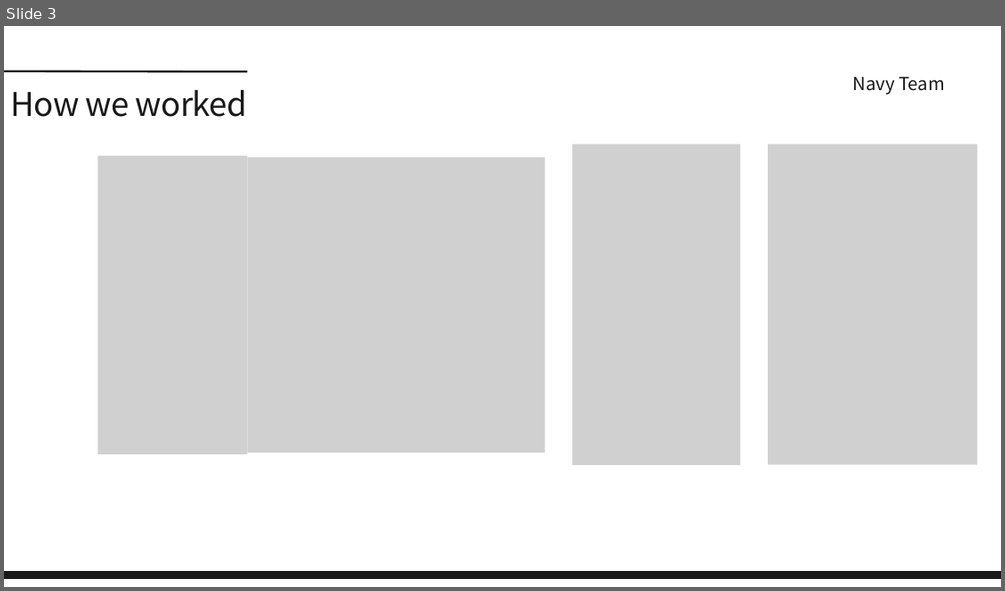
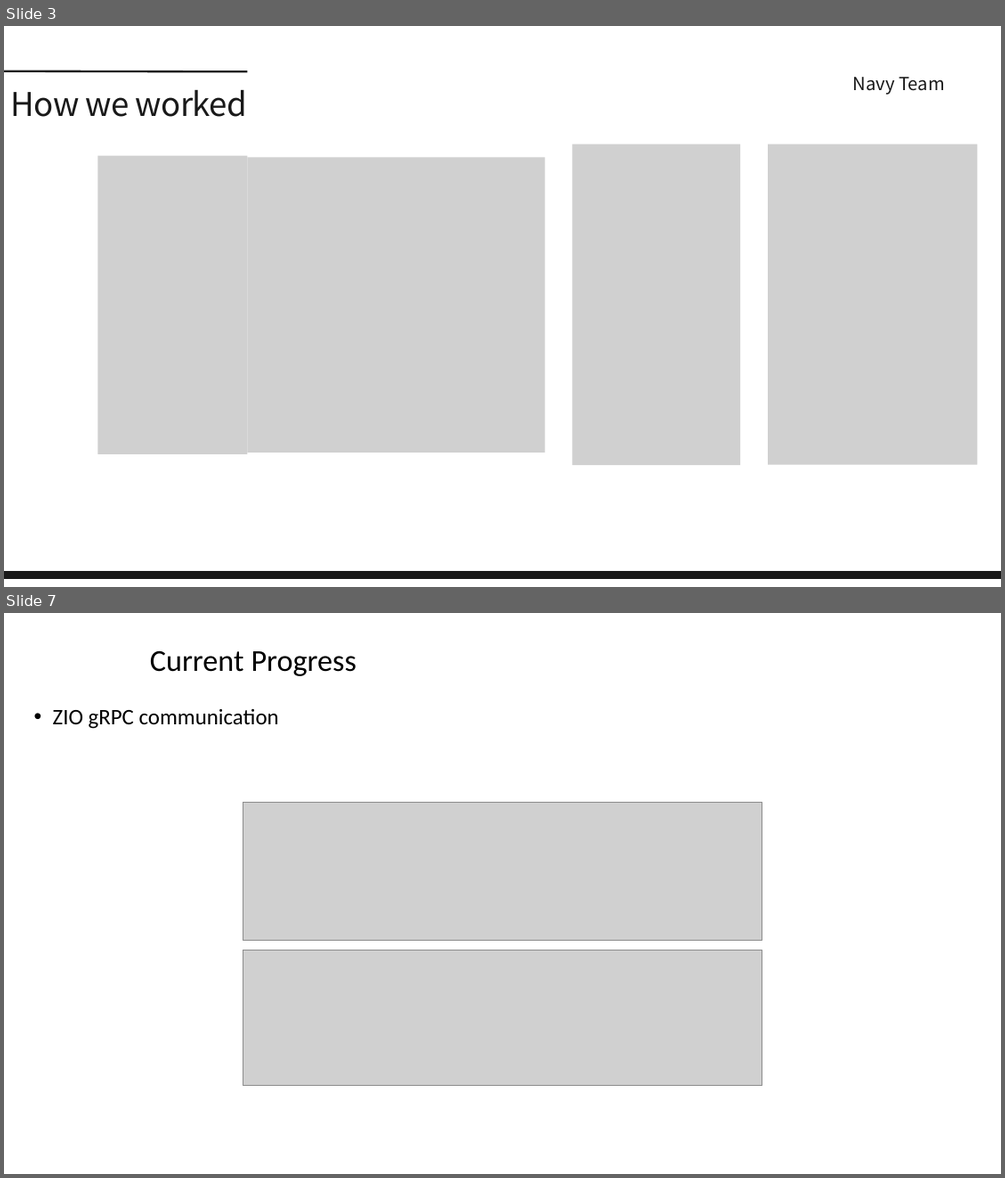
Before and after one commit to Hyunsoo1030/332project, a slide deck: Presentation.pptx. Shown one above the other, each under a label of ours: slide 3 before the commit, slides 3 and 7 after it; the slides between them are not shown. The pictures are 1005x591 and 1005x1178 pixels, drawn with LibreOffice and Linux fonts; fonts in the diff are those of the drawing; grey boxes stand for pictures. Boxes give left, top, right and bottom in pixels: in the first picture for what was removed or moved away, otherwise in the second. Text is boxed around its words. In the diff, an @@ line names an element or a change of style, - is before the commit and + after.

```diff
--- a/Presentation.pptx
+++ b/Presentation.pptx
@@ slide 7 added at (x1=4, y1=613, x2=1001, y2=1174), background #FFFFFF @@
@@ title added at (x1=150, y1=650, x2=356, y2=676), 44 pt, text #000000 @@
+Current Progress
@@ text added at (x1=53, y1=709, x2=279, y2=729), 32 pt, text #000000 @@
+• ZIO gRPC communication
@@ picture added at (x1=243, y1=803, x2=762, y2=941) @@
@@ picture added at (x1=243, y1=950, x2=762, y2=1086) @@
```
Also in this commit, not shown: 4 other slides added.
